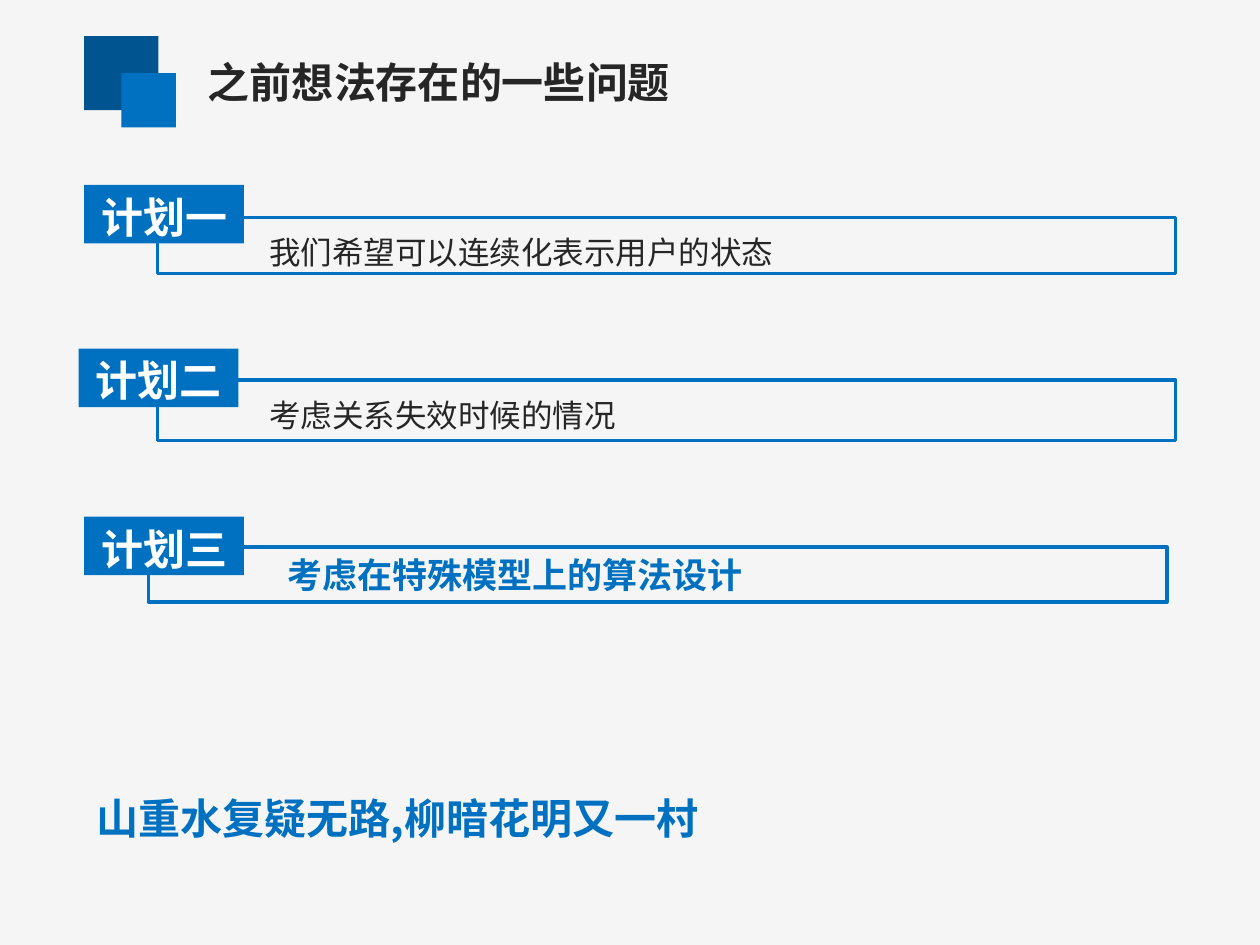
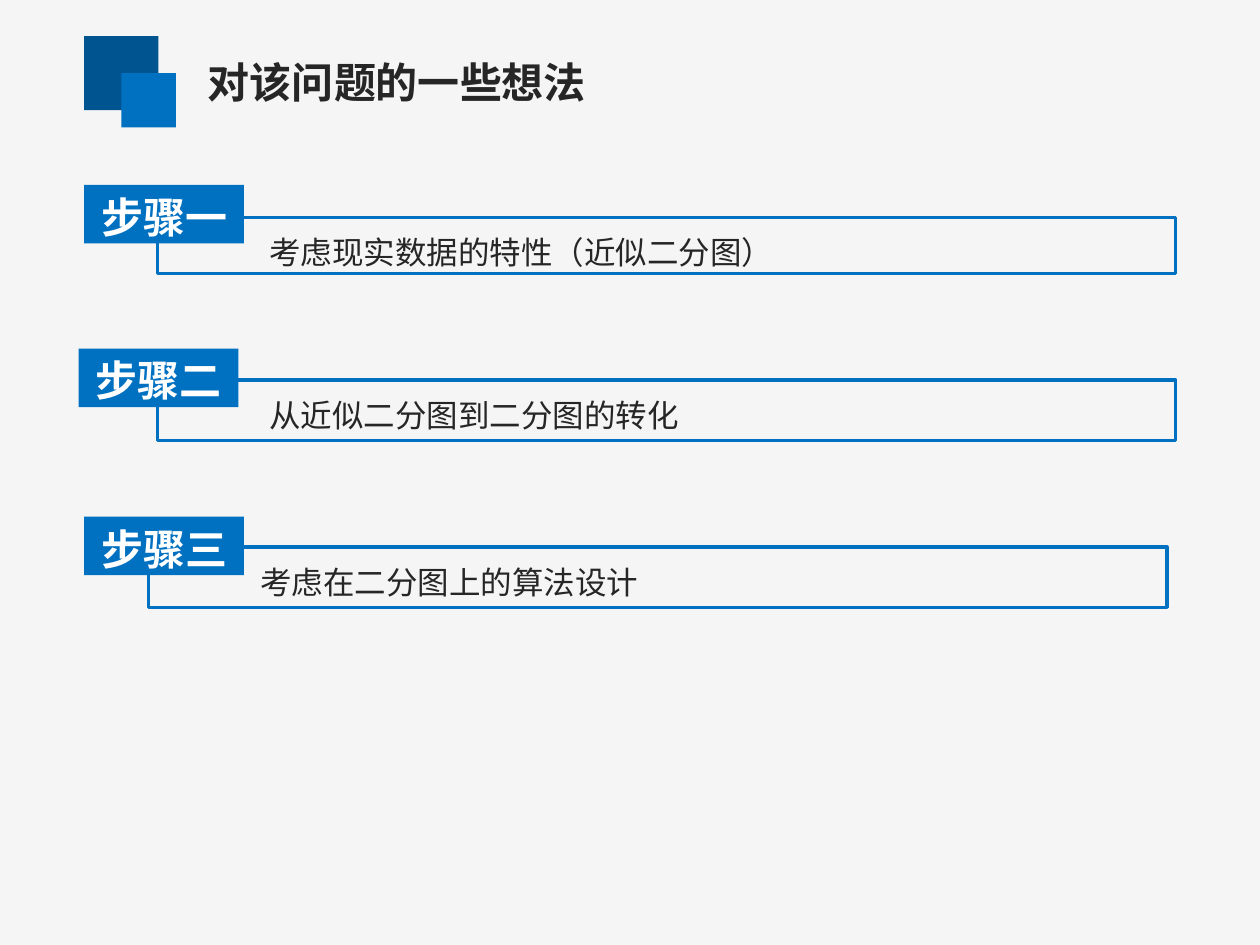
Before and after one commit to xuanhaochen94/IMP, a slide deck: slide 6 of 模式识别答辩.pptx. Drawn at 1260x945 pixels with LibreOffice and Linux fonts; fonts in the diff are those of the drawing. Boxes give left, top, right and bottom in pixels: in the first picture for what was removed or moved away, otherwise in the second. Text is boxed around its words. In the diff, an @@ line names an element or a change of style, - is before the commit and + after.

Commit message:
modified the slides

```diff
--- a/模式识别答辩.pptx
+++ b/模式识别答辩.pptx
@@ text at (x1=208, y1=62, x2=586, y2=102): text changed @@
-之前想法存在的一些问题
+对该问题的一些想法
@@ text in rectangle at (x1=101, y1=197, x2=227, y2=237): text changed @@
-计划一
+步骤一
@@ text in rectangle at (x1=269, y1=237, x2=773, y2=273): text changed @@
-我们希望可以连续化表示用户的状态
+考虑现实数据的特性（近似二分图）
@@ text in rectangle at (x1=95, y1=360, x2=221, y2=400): text changed @@
-计划二
+步骤二
@@ text in rectangle at (x1=269, y1=400, x2=678, y2=430): text changed @@
-考虑关系失效时候的情况
+从近似二分图到二分图的转化
@@ text in rectangle at (x1=101, y1=529, x2=227, y2=569): text changed @@
-计划三
+步骤三
@@ rectangle "考虑在二分图上的算法设计" resized from (x1=149, y1=547, x2=1167, y2=602) to (x1=149, y1=547, x2=1167, y2=607) @@
@@ text in rectangle at (x1=260, y1=567, x2=638, y2=597): text changed; size 20 to 18 pt; font Calibri to Noto Sans CJK SC; text colour #0070C0 to #262626; bold off @@
-考虑在特殊模型上的算法设计
+考虑在二分图上的算法设计
@@ text removed at (x1=97, y1=798, x2=699, y2=843) @@
-山重水复疑无路,柳暗花明又一村
```
Also in this commit, not shown: 7 other slides changed, 5 slides added, 1 other file.
